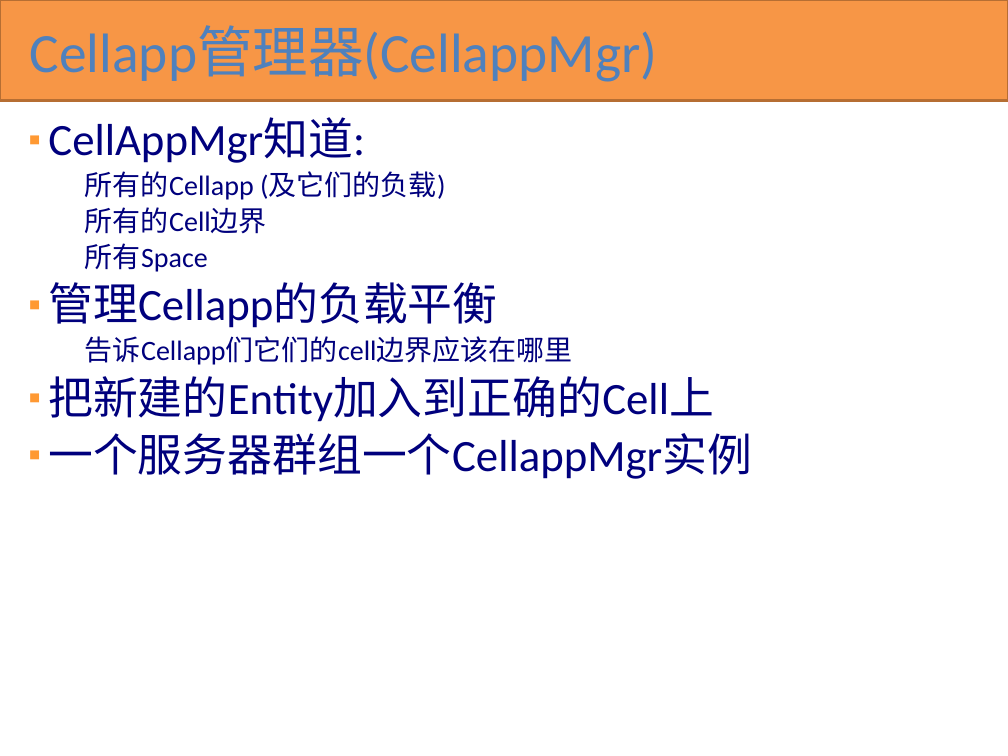
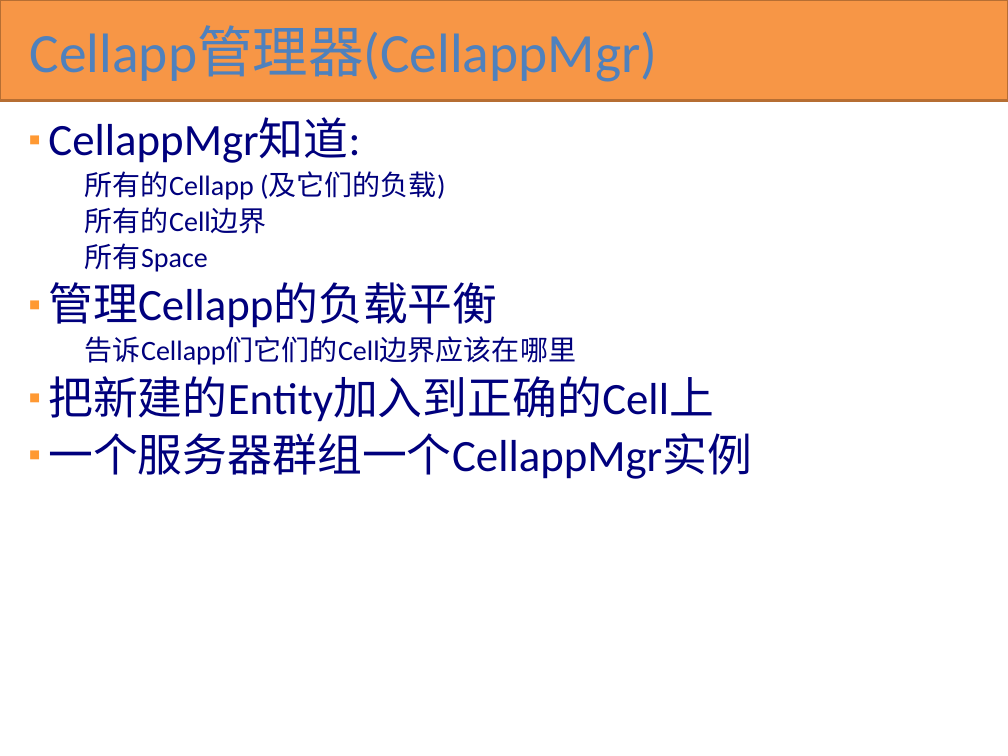
Before and after one commit to kbengine/kbengine_docs, a slide deck: slide 21 of KBEngine overview(cn).pptx. Drawn at 1008x756 pixels with LibreOffice and Linux fonts; fonts in the diff are those of the drawing. Boxes give left, top, right and bottom in pixels: in the first picture for what was removed or moved away, otherwise in the second. Text is boxed around its words. In the diff, an @@ line names an element or a change of style, - is before the commit and + after.

```diff
--- a/KBEngine overview(cn).pptx
+++ b/KBEngine overview(cn).pptx
@@ text at (48,118,360,163): text changed @@
-▪ CellAppMgr知道:
+▪ CellappMgr知道:
@@ text at (85,336,576,365): text changed @@
-告诉Cellapp们它们的cell边界应该在哪里
+告诉Cellapp们它们的Cell边界应该在哪里
```
Also in this commit, not shown: 20 other slides changed.
